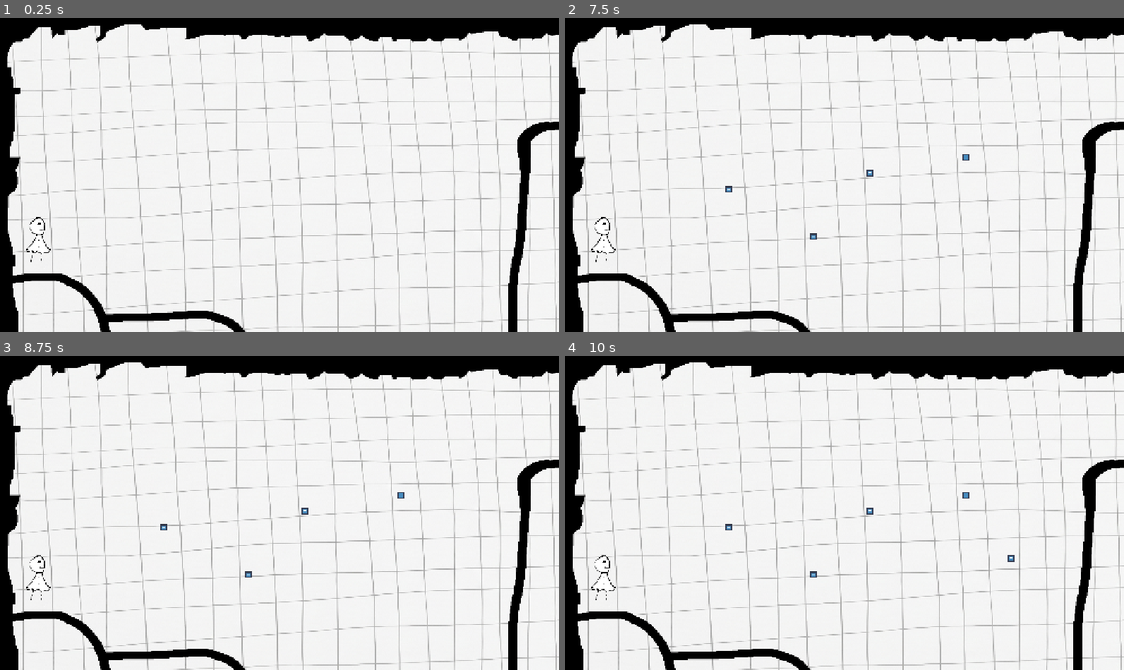
Above: before the commit, frames 1-4 (two rows, left to right).
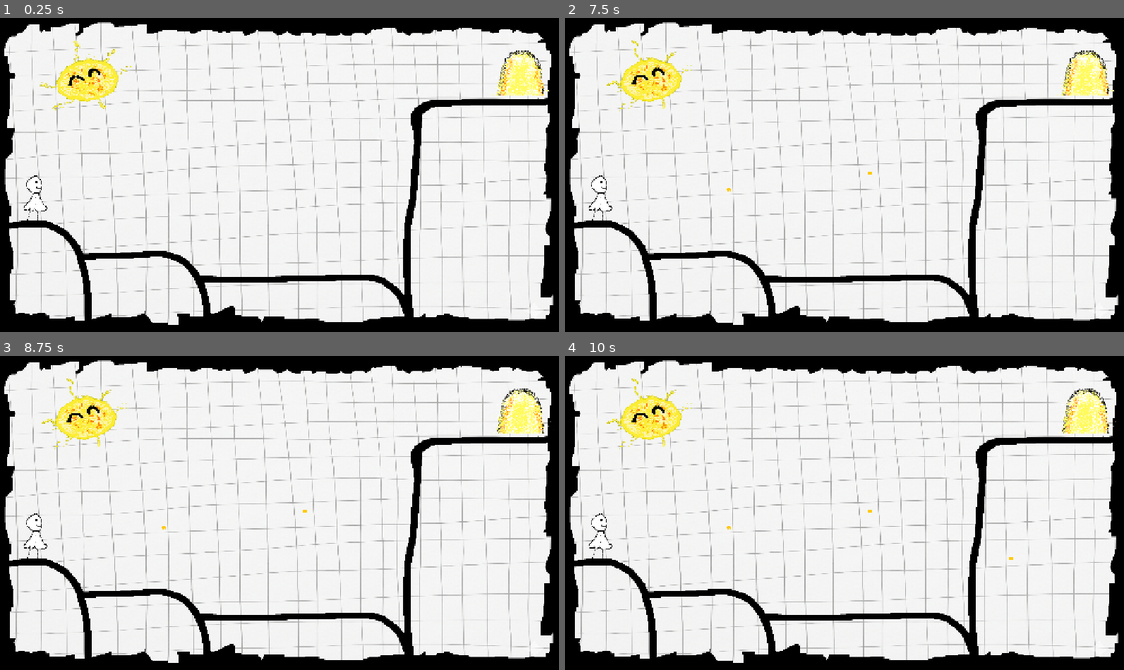
Above: after the commit, the same moments.

Repository: NikhilKshub/margin-ghost
Game: Godot game, scene res://scenes/level_1.tscn
The game is run twice, just before and just after one commit, with the same random seed, the same clock (stepped at 60 frames per second) and the same inputs. The engine's default icon, where the game draws it, is replaced by a stand-in: a white triangle on a blue panel in a dark square.
Inputs (mouse positions are in pixels of both pictures, inside the frame that each line leads up to):
- Up to frame 1 (0.25 s): no input
- Up to frame 2 (7.5 s): move the mouse to (967, 156) at 0.52 s; hold Right (ui_right) 0.53-1.28 s; click (967, 156) at 0.67 s; move the mouse to (727, 187) at 1.27 s; hold Left (ui_left) 1.28-2.03 s; move the mouse to (900, 102) at 2.02 s; hold Right (ui_right) 2.03-3.53 s; move the mouse to (810, 237) at 2.77 s; click (810, 237) at 2.92 s; move the mouse to (1012, 222) at 3.52 s; hold Left (ui_left) 3.53-5.78 s; tap R (restart, bound only after the commit) at 4.15 s; move the mouse to (671, 124) at 4.27 s; move the mouse to (872, 171) at 5.02 s; click (872, 171) at 5.17 s; move the mouse to (755, 93) at 5.77 s; hold Right (ui_right) from 5.78 s (still down); move the mouse to (967, 156) at 6.52 s; move the mouse to (727, 187) at 7.27 s; click (727, 187) at 7.42 s
- Up to frame 3 (8.75 s): move the mouse to (335, 440) at 8.02 s; release Right (ui_right) at 8.03 s; hold Left (ui_left) from 8.03 s (still down)
- Up to frame 4 (10 s): move the mouse to (810, 575) at 8.77 s; move the mouse to (1012, 560) at 9.52 s; release Left (ui_left) at 9.53 s; hold Right (ui_right) from 9.53 s (still down); click (1012, 560) at 9.67 s

The runs differ from the first frame. In frame 1, 25% of the frame differs, in the area x 0-100%, y 1-100%; in frame 2, 26%; in frame 3, 26%; in frame 4, 26%.

Commit message:
somehow made level 1

Diff:
--- a/project.godot
+++ b/project.godot
@@ -21,6 +21,14 @@
 window/size/viewport_height=720
 window/stretch/mode="canvas_items"
 
+[input]
+
+restart={
+"deadzone": 0.2,
+"events": [Object(InputEventKey,"resource_local_to_scene":false,"resource_name":"","device":-1,"window_id":0,"alt_pressed":false,"shift_pressed":false,"ctrl_pressed":false,"meta_pressed":false,"pressed":false,"keycode":0,"physical_keycode":82,"key_label":0,"unicode":114,"location":0,"echo":false,"script":null)
+]
+}
+
 [physics]
 
 3d/physics_engine="Jolt Physics"
--- a/scenes/dot.tscn
+++ b/scenes/dot.tscn
@@ -1,9 +1,10 @@
 [gd_scene format=3 uid="uid://biepfykbcunej"]
 
-[ext_resource type="Texture2D" uid="uid://irh50c7nc5dt" path="res://icon.svg" id="1_c4igg"]
+[ext_resource type="Texture2D" uid="uid://cg5hpt3ywic3d" path="res://assets/dotpic.png" id="1_c4igg"]
 
 [node name="Dot" type="Node2D" unique_id=1522989012]
 
 [node name="Sprite2D" type="Sprite2D" parent="." unique_id=99251449]
-scale = Vector2(0.12, 0.12)
+position = Vector2(1.1920929e-07, 2.9802322e-08)
+scale = Vector2(0.47916666, 0.2757353)
 texture = ExtResource("1_c4igg")
--- a/scenes/level_1.tscn
+++ b/scenes/level_1.tscn
@@ -6,6 +6,7 @@
 [ext_resource type="PackedScene" uid="uid://b7s61vxt8ndct" path="res://scenes/player.tscn" id="4_e3sih"]
 [ext_resource type="Texture2D" uid="uid://dasoydnydrffo" path="res://assets/level_1_bg.png" id="4_pa8r4"]
 [ext_resource type="PackedScene" uid="uid://b7u0v1ofm4hib" path="res://scenes/exit_gate.tscn" id="5_2y5yt"]
+[ext_resource type="PackedScene" uid="uid://umkfm6gcx8fl" path="res://scenes/sun.tscn" id="7_pa8r4"]
 
 [node name="game" type="Node2D" unique_id=1483147424]
 script = ExtResource("1_fcfvj")
@@ -13,15 +14,19 @@
 dot_scene = ExtResource("3_15mv3")
 
 [node name="Background" type="Sprite2D" parent="." unique_id=814512972]
-scale = Vector2(0.625, 0.543)
+scale = Vector2(0.498, 0.433)
 texture = ExtResource("4_pa8r4")
 centered = false
 
 [node name="Player" parent="." unique_id=304202585 instance=ExtResource("4_e3sih")]
-position = Vector2(94, 585)
+position = Vector2(92, 469)
 
 [node name="ExitGate" parent="." unique_id=429862495 instance=ExtResource("5_2y5yt")]
-position = Vector2(1491, 183)
+position = Vector2(1202, 128)
 
 [node name="EntryGate" type="Marker2D" parent="." unique_id=1185491990]
-position = Vector2(94, 568)
+position = Vector2(90, 468)
+
+[node name="Sun" parent="." unique_id=1784402562 instance=ExtResource("7_pa8r4")]
+position = Vector2(227, 153)
+scale = Vector2(1.6, 1.6)
--- a/scenes/line.tscn
+++ b/scenes/line.tscn
@@ -2,6 +2,7 @@
 
 [node name="Line" type="Line2D" unique_id=384656491]
 width = 6.0
+default_color = Color(0.16078432, 0.16078432, 0.16078432, 1)
 joint_mode = 2
 begin_cap_mode = 2
 end_cap_mode = 2
--- a/scenes/player.tscn
+++ b/scenes/player.tscn
@@ -116,9 +116,9 @@
 "duration": 1.0,
 "texture": SubResource("AtlasTexture_f1ej7")
 }],
-"loop": 1,
+"loop": 0,
 "name": &"jump",
-"speed": 10.0
+"speed": 12.0
 }, {
 "frames": [{
 "duration": 1.0,
@@ -159,21 +159,21 @@
 radius = 60.0
 
 [node name="Player" type="Node2D" unique_id=304202585]
+position = Vector2(1, 1)
 scale = Vector2(0.3, 0.3)
 script = ExtResource("1_g2els")
 
 [node name="Sprite2D" type="AnimatedSprite2D" parent="." unique_id=1696629027]
-position = Vector2(9.999998, -13.333334)
+position = Vector2(2.861023e-06, 3.333313)
 scale = Vector2(0.3148149, 0.34109738)
 sprite_frames = SubResource("SpriteFrames_2m21h")
-animation = &"idle"
+animation = &"jump"
 autoplay = "idle"
-frame_progress = 0.7623822
 offset = Vector2(40, -533)
 
 [node name="Hitbox" type="Area2D" parent="." unique_id=1177390140]
-position = Vector2(0, -150)
+position = Vector2(6.666667, -83.33331)
 
 [node name="CollisionShape2D" type="CollisionShape2D" parent="Hitbox" unique_id=1495048092]
-position = Vector2(20, -3.3333333)
+position = Vector2(-6.666667, 6.666626)
 shape = SubResource("CircleShape2D_qlg0r")
--- /dev/null
+++ b/scenes/sun.tscn
@@ -0,0 +1,41 @@
+[gd_scene format=3 uid="uid://umkfm6gcx8fl"]
+
+[ext_resource type="Texture2D" uid="uid://cterp3qtoo0vv" path="res://assets/SunFaceSpriteSheet.png" id="1_cojbh"]
+
+[sub_resource type="AtlasTexture" id="AtlasTexture_fdjia"]
+atlas = ExtResource("1_cojbh")
+region = Rect2(0, 0, 724, 724)
+
+[sub_resource type="AtlasTexture" id="AtlasTexture_6gpmc"]
+atlas = ExtResource("1_cojbh")
+region = Rect2(724, 0, 724, 724)
+
+[sub_resource type="AtlasTexture" id="AtlasTexture_vtvjq"]
+atlas = ExtResource("1_cojbh")
+region = Rect2(1448, 0, 724, 724)
+
+[sub_resource type="SpriteFrames" id="SpriteFrames_srsb4"]
+animations = [{
+"frames": [{
+"duration": 1.0,
+"texture": SubResource("AtlasTexture_fdjia")
+}, {
+"duration": 1.0,
+"texture": SubResource("AtlasTexture_6gpmc")
+}, {
+"duration": 1.0,
+"texture": SubResource("AtlasTexture_vtvjq")
+}],
+"loop": 1,
+"name": &"default",
+"speed": 12.0
+}]
+
+[node name="Sun" type="Node2D" unique_id=1784402562]
+
+[node name="Sprite2D" type="AnimatedSprite2D" parent="." unique_id=1774387579]
+position = Vector2(-11.000008, -5)
+scale = Vector2(0.23294474, 0.18806352)
+sprite_frames = SubResource("SpriteFrames_srsb4")
+autoplay = "default"
+frame_progress = 0.6976924
--- a/scripts/player.gd
+++ b/scripts/player.gd
@@ -29,10 +29,16 @@
 	if spot == null:
 		return
 	is_hopping = true
+	if direction > 0:
+		sprite.flip_h = false
+	elif direction < 0:
+		sprite.flip_h = true
+	sprite.play("jump")
 	var tween = create_tween()
 	tween.tween_property(self, "position", spot, hop_time)
 	var lift = create_tween()
 	lift.tween_property(sprite, "position:y", start_y - hop_height, hop_time / 2).set_trans(Tween.TRANS_SINE)
 	lift.tween_property(sprite, "position:y", start_y, hop_time / 2).set_trans(Tween.TRANS_SINE)
 	await tween.finished
+	sprite.play("idle")
 	is_hopping = false
Binary file added: assets/SunFaceSpriteSheet.png
Not shown, added: assets/SunFaceSpriteSheet.png.import
Binary file added: assets/dotpic.png
Not shown, added: assets/dotpic.png.import
